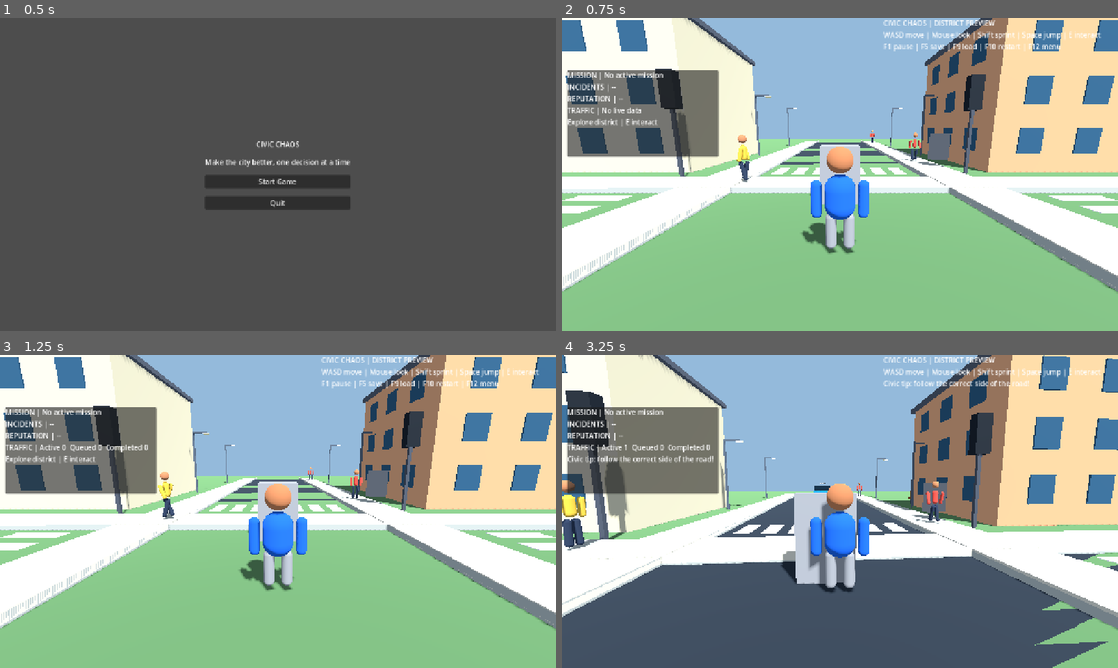
Above: before the commit, frames 1-4 (two rows, left to right).
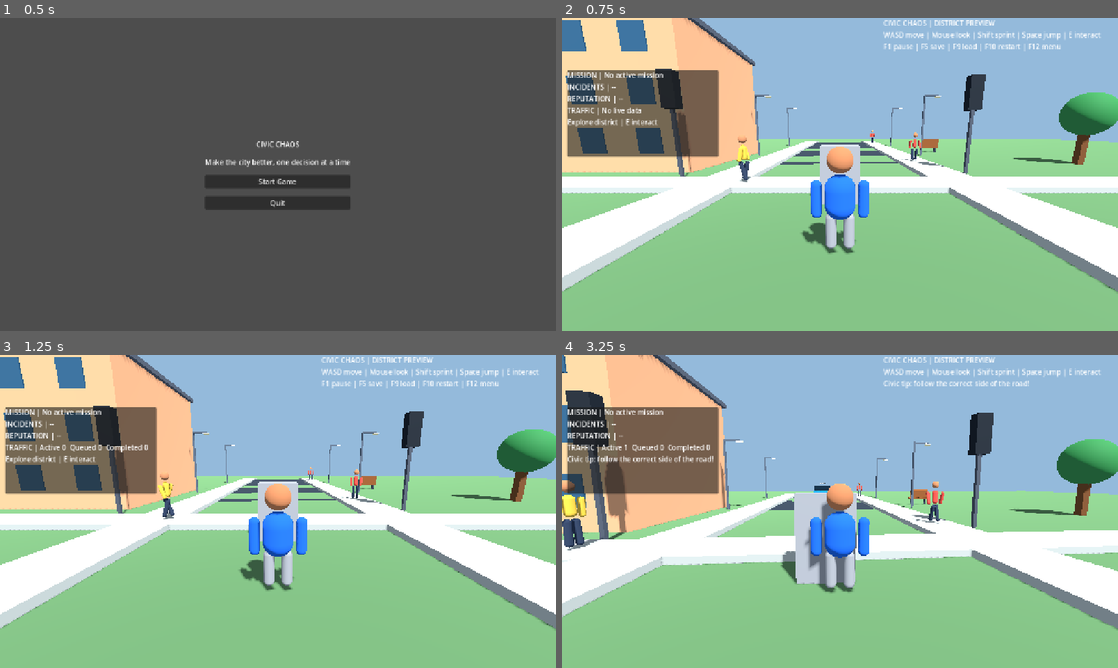
Above: after the commit, the same moments.

Repository: gauravprajapat-23/civic-chaos
Game: Godot game, scene res://scenes/core/menu.tscn
Same seed, same stepped clock (60 frames per second), same inputs: the game is played once before the commit and once after it.
Inputs (mouse positions are in pixels of both pictures, inside the frame that each line leads up to):
- Up to frame 1 (0.5 s): no input
- Up to frame 2 (0.75 s): click "Start Game" at 0.5 s
- Up to frame 3 (1.25 s): no input
- Up to frame 4 (3.25 s): tap Enter at 1.25 s; move the mouse to (867, 511) at 1.27 s; hold E (interact) 1.28-2.03 s; hold W (move_forward) from 1.28 s (still down); tap Space (jump) at 1.52, 2.27 s; move the mouse to (812, 511) at 2.02 s; tap Shift (sprint) at 2.1 s; move the mouse to (851, 505) at 2.77 s; hold E (interact) from 2.78 s (still down)

Frame 1 is identical in both runs. In frame 2, 29% of the frame differs, in the area x 0-100%, y 0-87%; in frame 3, 29%; in frame 4, 60%, in the area x 0-100%, y 0-100%.
Error after the commit: Out of bounds get index '4' (on base: 'Array') (res://scripts/world/neighborhood.gd:32)

Commit message:
feat(graphics): varied skyline, facade palette and window sills

Diff:
--- a/scripts/world/neighborhood.gd
+++ b/scripts/world/neighborhood.gd
@@ -28,8 +28,11 @@
         _block("SidewalkZ%d" % side, Vector3(0, 0.1, sign_value * (road_half + sidewalk_width * 0.5)), Vector3(half * 2.0, 0.2, sidewalk_width))
     for x in [-1, 1]:
         for z in [-1, 1]:
-            var center := Vector3(float(x) * (road_half + 9.0), building_height * 0.5, float(z) * (road_half + 9.0))
-            _block("Building_%d_%d" % [x, z], center, Vector3(10, building_height, 10))
+            var variation: int = (x + 1) + (z + 1) * 2
+            var height: float = building_height * [1.0, 1.25, 0.85, 1.5][variation]
+            var width: float = [10.0, 9.0, 11.0, 9.5][variation]
+            var center := Vector3(float(x) * (road_half + 9.0), height * 0.5, float(z) * (road_half + 9.0))
+            _block("Building_%d_%d" % [x, z], center, Vector3(width, height, width))
     _lane_markings(half, road_half)
     _curb_accents(half, road_half)
     # Paint individual zebra stripes instead of a single white slab.
@@ -86,7 +89,7 @@
         mesh.material_override = _material(Color(0.64, 0.65, 0.61))
     elif block_name.begins_with("Building_"):
         var building_colors := [Color(0.83, 0.59, 0.42), Color(0.58, 0.69, 0.72), Color(0.78, 0.74, 0.61), Color(0.71, 0.64, 0.76)]
-        var color_index: int = abs(int(center.x + center.z)) % building_colors.size()
+        var color_index: int = (int(center.x > 0.0) + 2 * int(center.z > 0.0)) % building_colors.size()
         mesh.material_override = _material(building_colors[color_index])
     if block_name.begins_with("Building_"):
         mesh.add_to_group("lod_meshes")
@@ -148,6 +151,14 @@
             _facade_panel(building, "WindowBack_%d_%d" % [floor_index, column], Vector3(x, y, size.z * 0.5 + 0.025), Vector3(1.25, 1.35, 0.07), glass)
             _facade_panel(building, "WindowSide_%d_%d" % [floor_index, column], Vector3(-size.x * 0.5 - 0.025, y, x), Vector3(0.07, 1.35, 1.25), glass)
     var awning := _material(Color(0.29, 0.43, 0.48))
+    var sill := _material(Color(0.84, 0.81, 0.73))
+    for floor_index in range(floor_count):
+        var y: float = -size.y * 0.5 + 0.94 + float(floor_index) * 2.5
+        if y + 0.2 < size.y * 0.5:
+            for column in range(3):
+                var x: float = -3.0 + float(column) * 3.0
+                _facade_panel(building, "WindowSill_%d_%d" % [floor_index, column],
+                    Vector3(x, y, -size.z * 0.5 - 0.11), Vector3(1.55, 0.12, 0.28), sill)
     _facade_panel(building, "EntranceAwning",
         Vector3(0, -size.y * 0.5 + 2.45, -size.z * 0.5 - 0.55),
         Vector3(2.6, 0.16, 1.2), awning)
